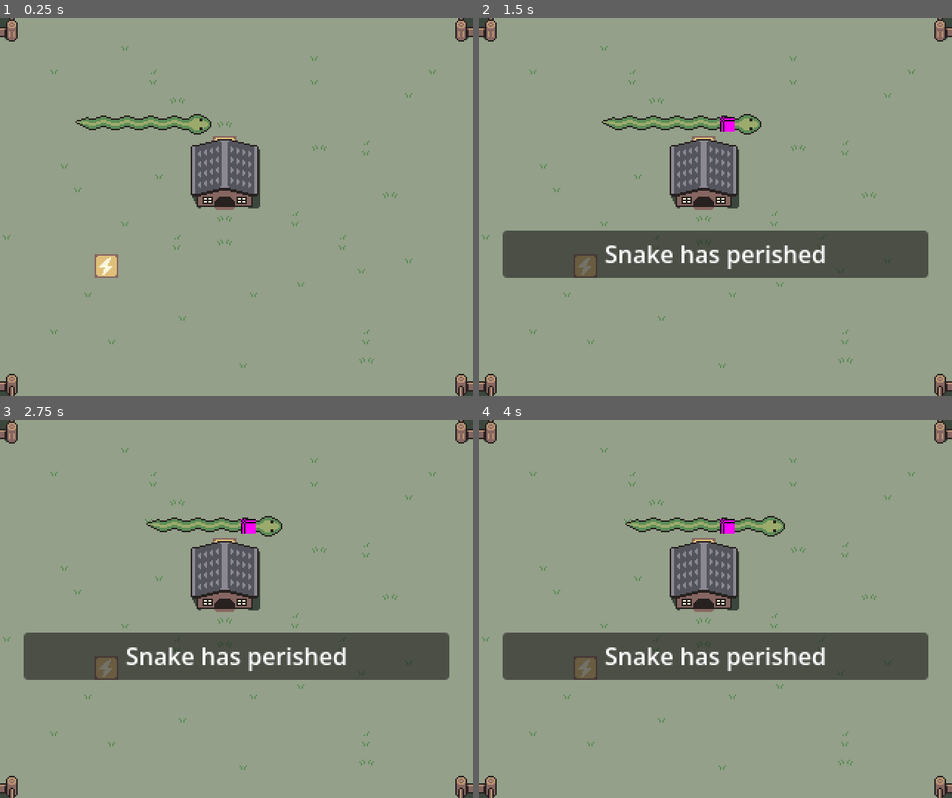
Above: before the commit, frames 1-4 (two rows, left to right).
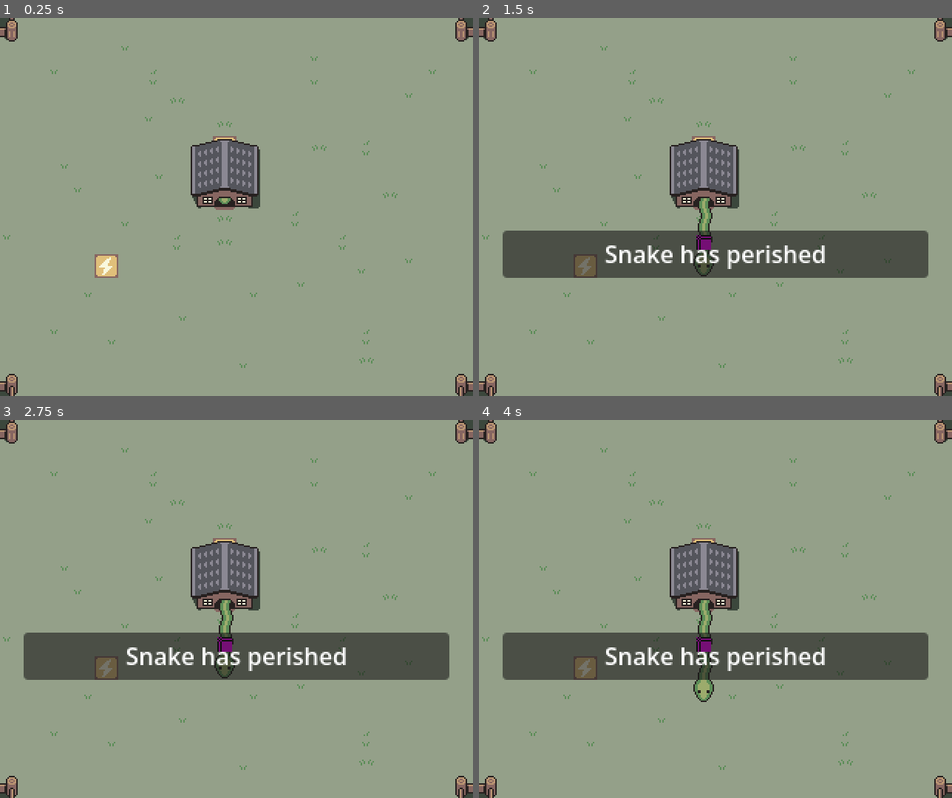
Above: after the commit, the same moments.

Repository: kalgynirae/ld59
Game: Godot game, scene res://scenes/game.tscn
Same seed, same stepped clock (60 frames per second), same inputs: the game is played once before the commit and once after it.
Inputs:
- Up to frame 1 (0.25 s): no input
- Up to frame 2 (1.5 s): hold L (move_right) 0.53-1.28 s; tap K (die) at 0.6 s; tap Enter at 1.25 s; hold J (move_down) from 1.28 s (still down); tap E (extend) at 1.35 s
- Up to frame 3 (2.75 s): tap Space at 2 s; release J (move_down) at 2.03 s; hold L (move_right) from 2.03 s (still down); tap R (retract) at 2.1 s
- Up to frame 4 (4 s): tap Enter at 2.75 s; release L (move_right) at 2.78 s; hold = (speed_up) 2.78-3.53 s; tap K (die) at 2.85 s; tap Space at 3.5 s; hold H (move_left) from 3.53 s (still down); tap E (extend) at 3.6 s

The runs differ from the first frame. In frame 1, 0.9% of the frame differs, in the area x 15-49%, y 25-50%; in frame 2, 1.5%; in frame 3, 1.3%; in frame 4, 1.7%, in the area x 30-65%, y 25-75%.

Commit message:
feat: Start the snake in the house

Diff:
--- a/scenes/game.gd
+++ b/scenes/game.gd
@@ -89,8 +89,8 @@
 		set_mode(Mode.CameraMoving)
 
 func _ready() -> void:
-	$Map/Snake.init(Vector2i(8,4), "right", 6)
-	current_direction = "right"
+	$Map/Snake.init(Vector2i(9, 7), "down", 3)
+	current_direction = "down"
 	change_move_speed(0)
 	set_mode(Mode.Running)
 
